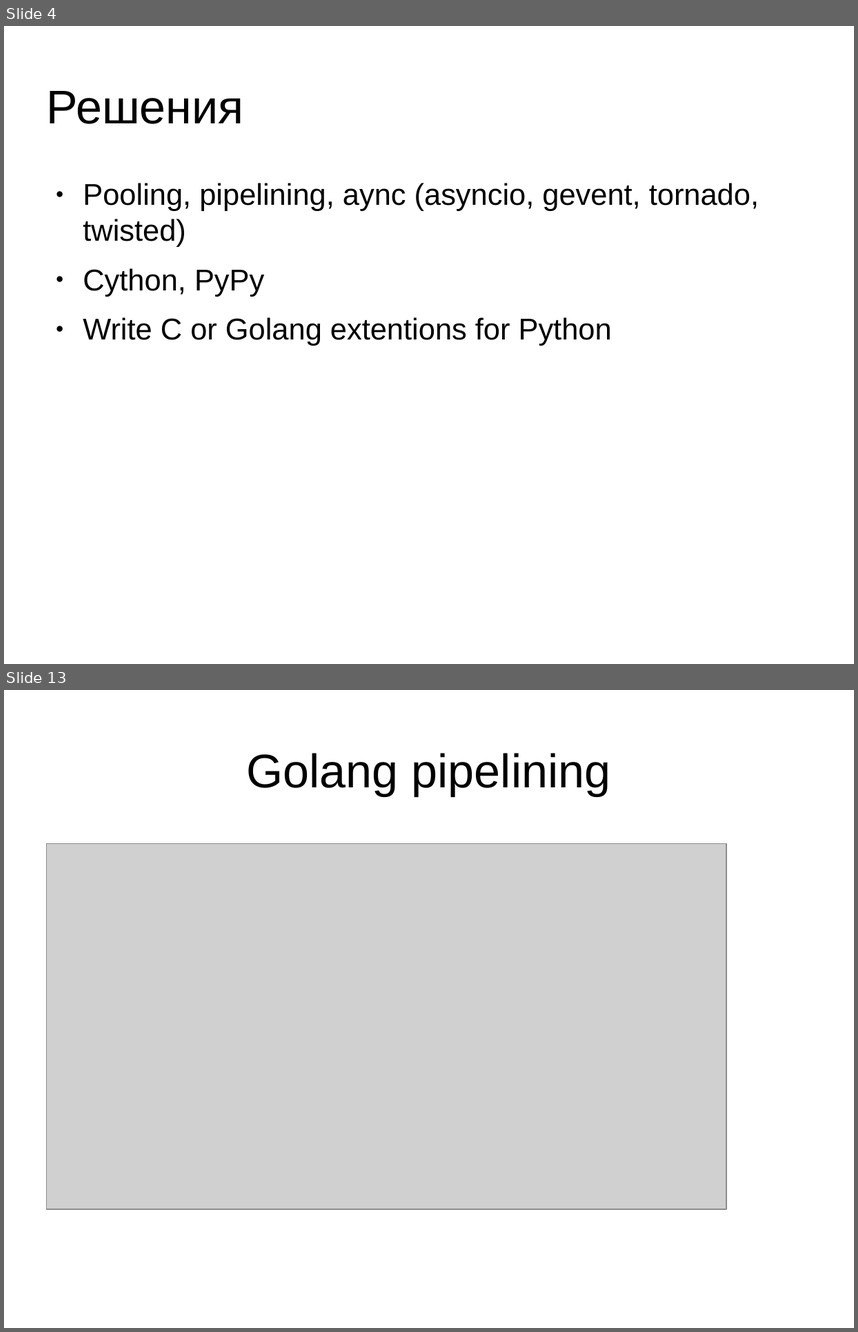
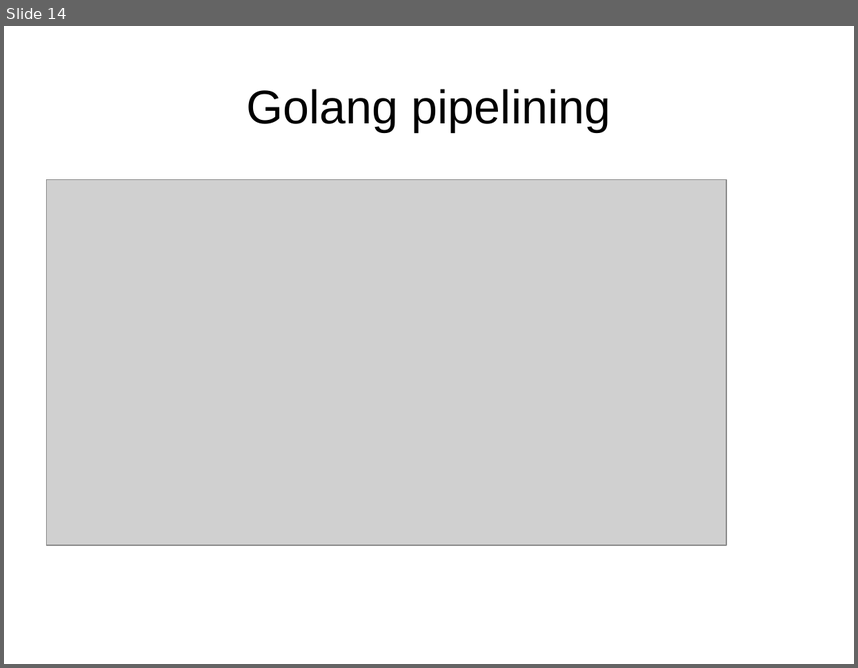
Before and after one commit to deslum/gopipe, a slide deck: presentation.odp. Shown one above the other, each under a label of ours: slides 4 and 13 before the commit, slide 14 after it; the slides between them are not shown. The pictures are 858x1332 and 858x668 pixels, drawn with LibreOffice and Linux fonts; fonts in the diff are those of the drawing; grey boxes stand for pictures. Boxes give left, top, right and bottom in pixels: in the first picture for what was removed or moved away, otherwise in the second. Text is boxed around its words. In the diff, an @@ line names an element or a change of style, - is before the commit and + after.

```diff
--- a/presentation.odp
+++ b/presentation.odp
@@ slide 4 removed at <box>4,26,854,664</box>, background #FFFFFF @@
@@ title removed at <box>47,91,244,124</box> @@
-Решения
@@ text removed at <box>83,183,759,345</box> @@
-● Pooling, pipelining, aync (asyncio, gevent, tornado, twisted)
-● Cython, PyPy
-● Write C or Golang extentions for Python
@@ what was slide 13 is now slide 14 @@
```
Also in this commit, not shown: 8 slides changed, 12 slides added, 8 other slides removed, 9 other files.
